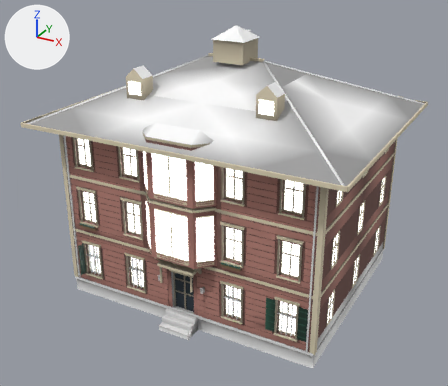
The glTF model game/assets/world/kits/istanbul/bld_yali_c.glb: old version first, new version second.
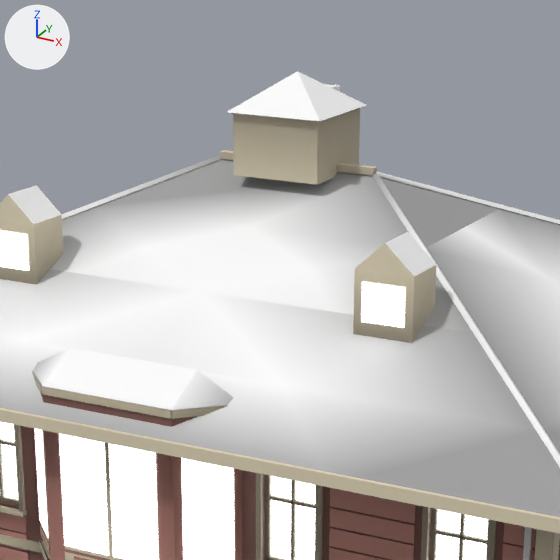
Each version appears first whole from a 50 mm camera at (15.93, -24.28, 20.75) aimed at (-0.17, 4.99, 6.11), and next in a close-up on the part from 29% to 73% of the width and 0% to 51% of the height. The lights are fixed; the arrows at upper left show +X, +Y and +Z. The last two pictures show the newer version. Objects named as collision shapes, trigger or cutter boxes, shadow casters or lower levels of detail are left out. Where no turn or scale is listed for an object, it has been applied to the vertices. Vertices at exactly the same position are counted once.

Script lines for the objects in view, before the commit:
```python
me_lod0_mesh = bpy.data.meshes.new('LOD0_mesh')
me_lod0_mesh.from_pydata(...)  # 5925 vertices, 9267 faces; spans x -9.1..9.1, y -1.4..13.5, z 0.0..15.6
me_lod0_mesh.materials.append(mat_m_brick_red)
me_lod0_mesh.materials.append(mat_m_concrete_smooth)
me_lod0_mesh.materials.append(mat_m_concrete_stained)
me_lod0_mesh.materials.append(mat_m_metal_painted)
me_lod0_mesh.materials.append(mat_m_paint_door_blue)
me_lod0_mesh.materials.append(mat_m_paint_shutter_green)
me_lod0_mesh.materials.append(mat_m_plaster_cream)
me_lod0_mesh.materials.append(mat_m_plaster_rose)
me_lod0_mesh.materials.append(mat_m_roof_tile)
me_lod0_mesh.materials.append(mat_m_windowatlas)
me_lod0_mesh.materials.append(mat_m_wood_yali_dark)
ob_lod0 = bpy.data.objects.new('LOD0', me_lod0_mesh)
ob_lod0.location = (0.0, 0.0, 0.0)
```
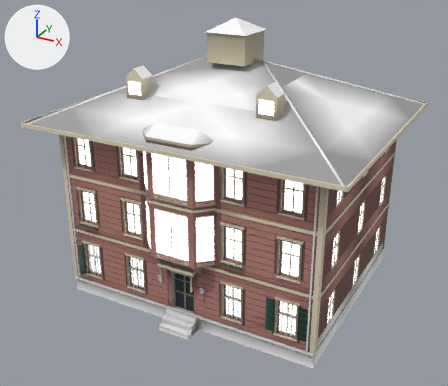
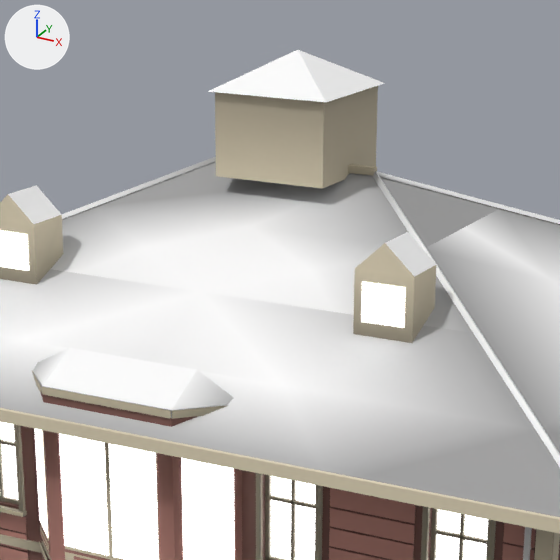
What differs and where, as boxes [x1, y1, x2, y2] in the close-ups (560 x 560 px; the box of a moved part takes in the faces that stretch with it):
```json
{"object": "LOD0", "change": "reshaped", "before": [0, 71, 560, 560], "after": [0, 50, 560, 560]}
{"part": 1, "of": "me_lod0_mesh", "change": "moved or reshaped", "before": [233, 108, 360, 185], "after": [215, 86, 378, 189]}
{"part": 2, "of": "me_lod0_mesh", "change": "moved or reshaped", "before": [227, 71, 366, 121], "after": [208, 50, 384, 102]}
```

Edits to the scene script, one JSON object a line:
```json
{"block": "me_lod0_mesh", "where": "# used by ob_lod0; location = (0.0, 0.0, 0.0)"}
{"op": "remove", "block": "me_lod0_mesh", "code": "me_lod0_mesh.from_pydata(...)  # 5925 vertices, 9267 faces; spans x -9.1..9.1, y -1.4..13.5, z 0.0..15.6"}
{"op": "add", "block": "me_lod0_mesh", "code": "me_lod0_mesh.from_pydata(...)  # 5925 vertices, 9267 faces; spans x -9.1..9.1, y -1.4..13.5, z 0.0..16.0"}
{"block": "me_lod0_mesh", "change": "me_lod0_mesh part 1: the loose piece of 8 vertices spanning x -0.9..0.9, y 5.1..6.9, z 13.7..14.9 is scaled about its middle by (1.28, 1.28, 1.33), then moved by (0.0, 0.0, 0.2)"}
{"block": "me_lod0_mesh", "change": "me_lod0_mesh part 2: the loose piece of 5 vertices spanning x -1.0..1.0, y 5.0..7.0, z 14.9..15.6 is scaled about its middle by (1.25, 1.25, 1), then moved by (0.0, 0.0, 0.4)"}
```
